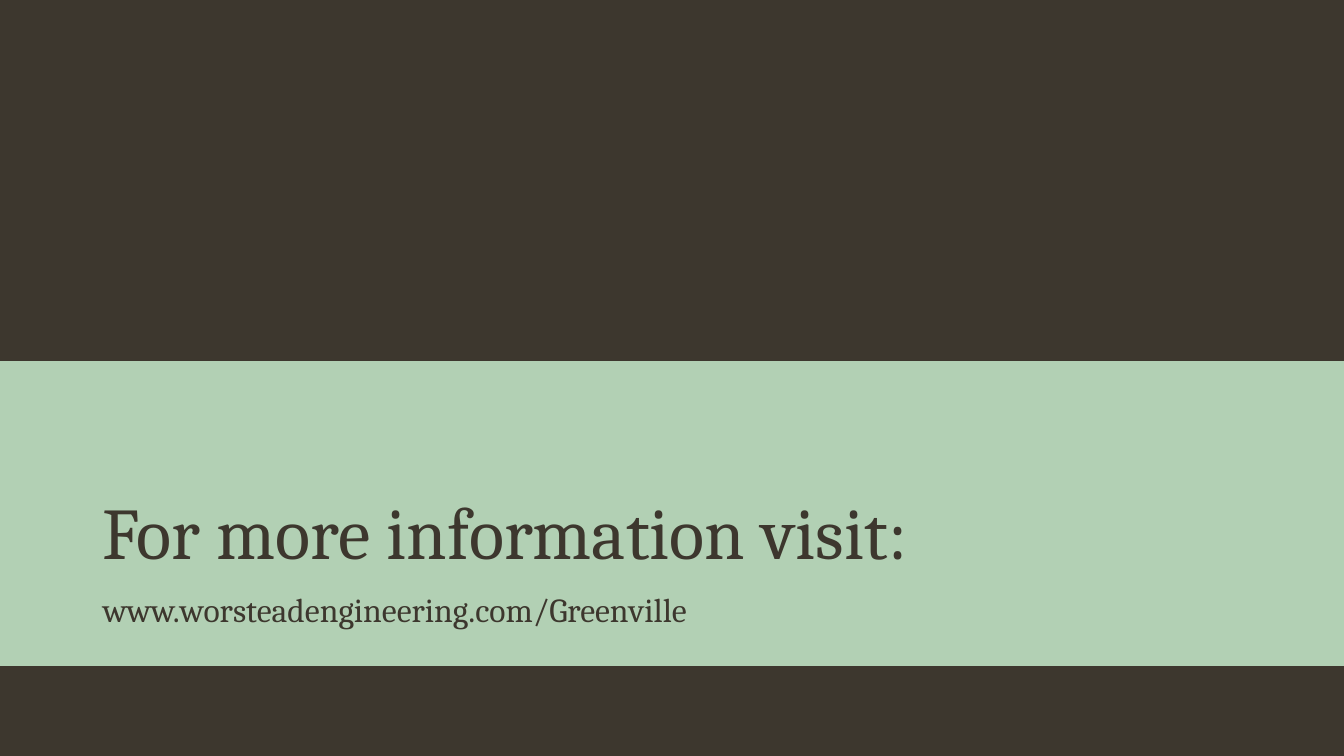
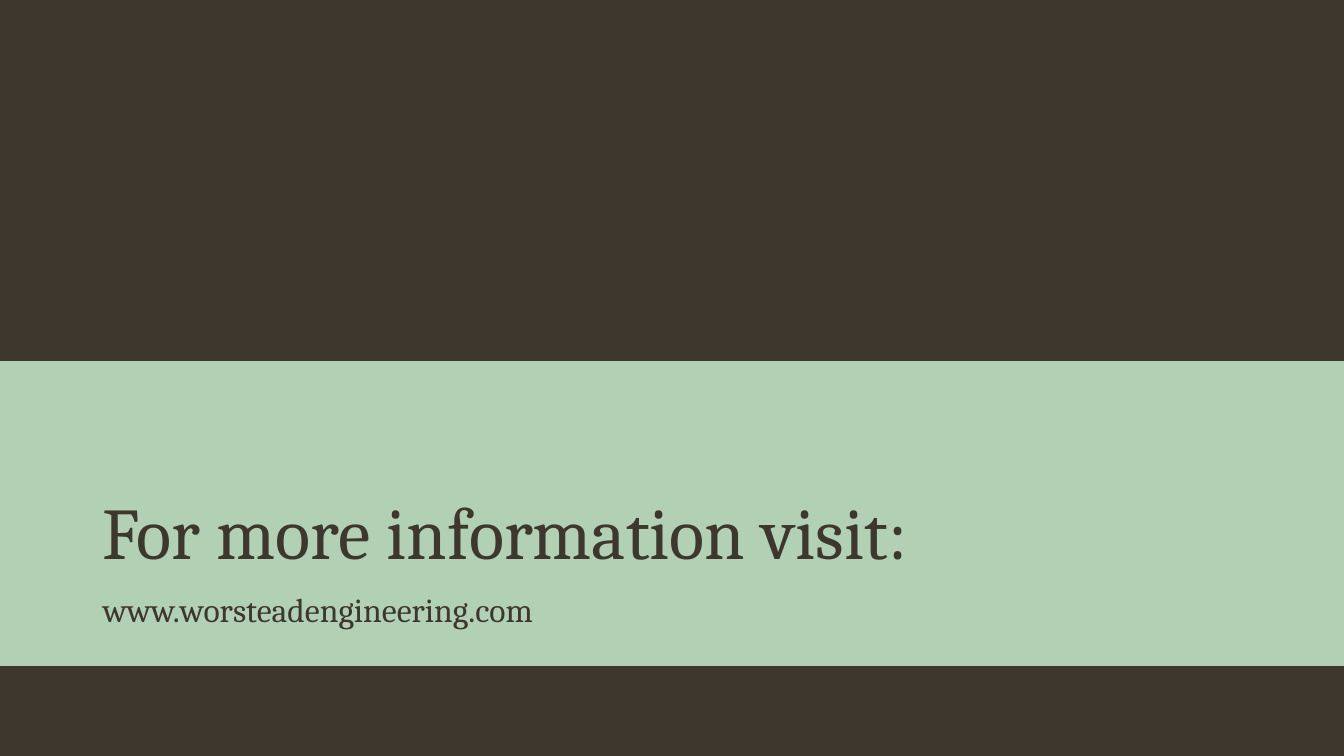
Before and after one commit to kpuc1997/worsteadengineering, a slide deck: slide 12 of src/sitepresentation.pptx. Drawn at 1344x756 pixels with LibreOffice and Linux fonts; fonts in the diff are those of the drawing; background and template pictures are left out. Boxes give left, top, right and bottom in pixels: in the first picture for what was removed or moved away, otherwise in the second. Text is boxed around its words. In the diff, an @@ line names an element or a change of style, - is before the commit and + after.

```diff
--- a/src/sitepresentation.pptx
+++ b/src/sitepresentation.pptx
@@ text at box(103, 598, 533, 630): text changed @@
-www.worsteadengineering.com/Greenville
+www.worsteadengineering.com
```
